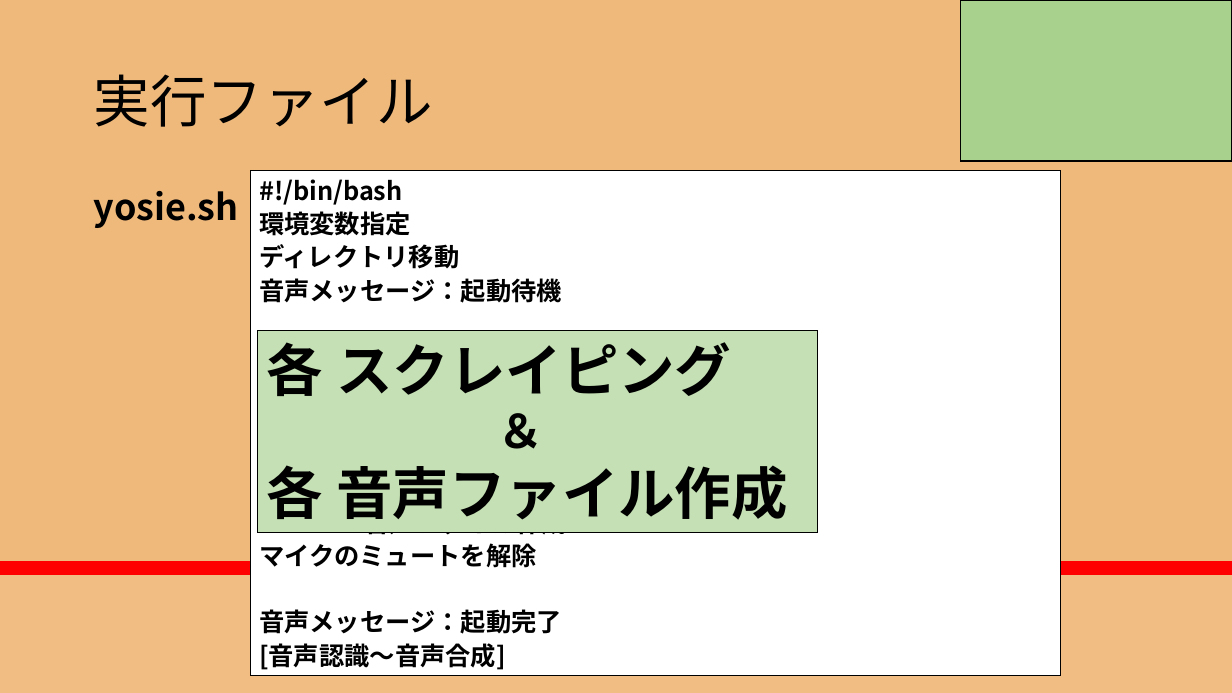
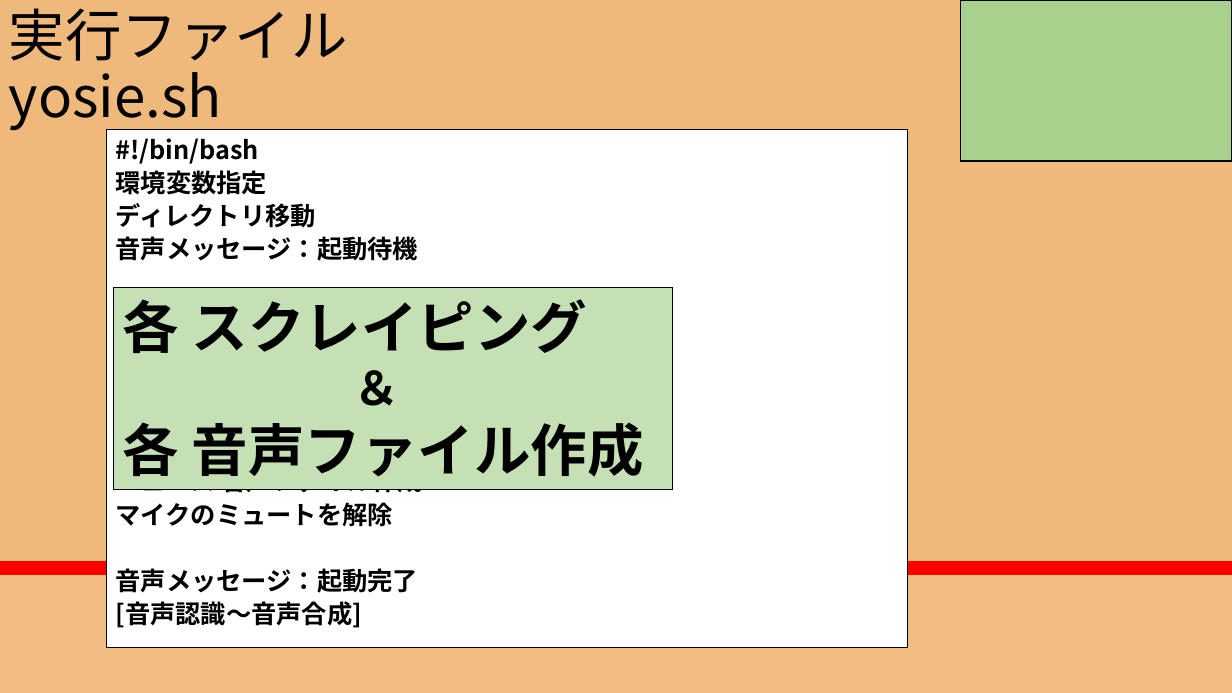
Before and after one commit to RikiishiSuzunosuke/AIspeaker_yosie, a slide deck: slide 24 of presentation/AIスピーカー開発_3_main.pptx. Drawn at 1232x693 pixels with LibreOffice and Linux fonts; fonts in the diff are those of the drawing; grey boxes stand for pictures. Boxes give left, top, right and bottom in pixels: in the first picture for what was removed or moved away, otherwise in the second. Text is boxed around its words. In the diff, an @@ line names an element or a change of style, - is before the commit and + after.

```diff
--- a/presentation/AIスピーカー開発_3_main.pptx
+++ b/presentation/AIスピーカー開発_3_main.pptx
@@ title at (9,8,348,132): text changed @@
-実行ファイル
+実行ファイル
+yosie.sh
@@ rectangle "#!/bin/bash": place and size @@
-rectangle "#!/bin/bash" at (250,171,1061,677)
+rectangle "#!/bin/bash" at (106,129,908,647)
@@ text removed at (94,191,239,228) @@
-yosie.sh
@@ rectangle "各 スクレイピング": place and size @@
-rectangle "各 スクレイピング" at (258,331,817,533)
+rectangle "各 スクレイピング" at (114,287,673,490)
```
Also in this commit, not shown: 1 other slide changed, 1 slide added, 8 other files.
